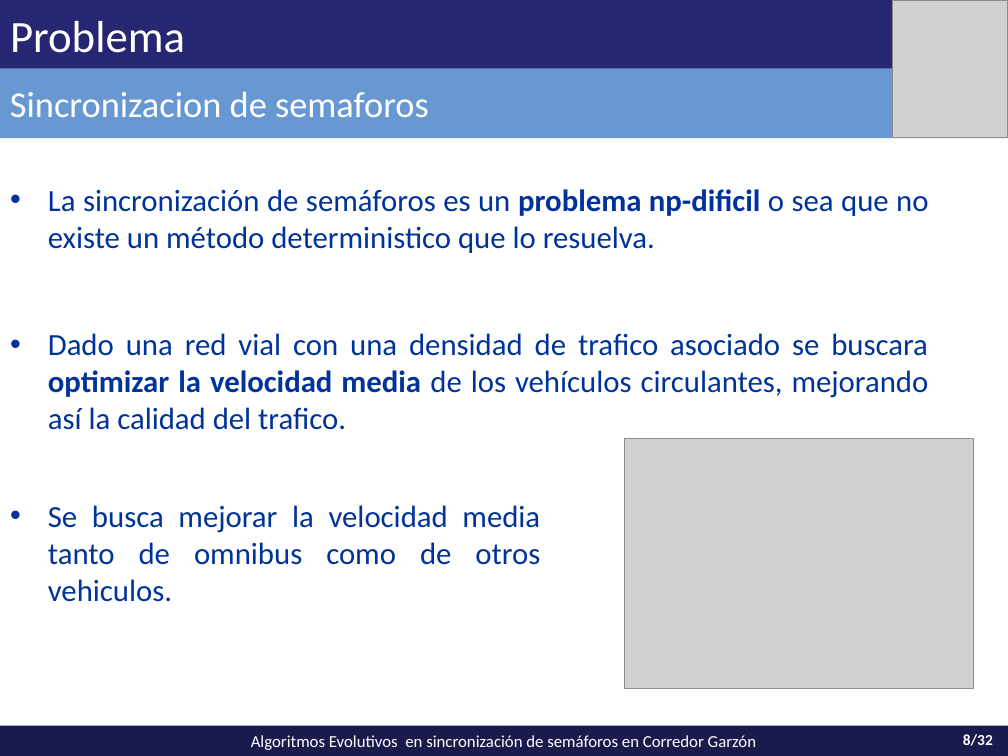
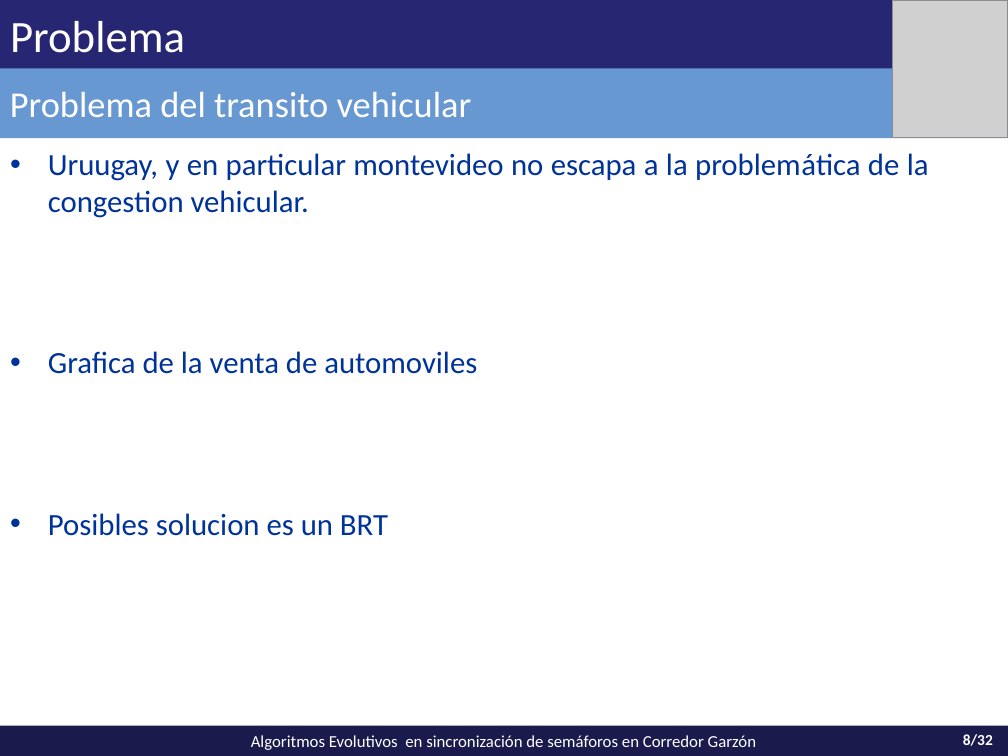
Before and after one commit to vitogit/proyecto-grado-garzon-2014, a slide deck: slide 8 of presentacion/Presentacion Garzon.pptx. Drawn at 1008x756 pixels with LibreOffice and Linux fonts; fonts in the diff are those of the drawing; grey boxes stand for pictures. Boxes give left, top, right and bottom in pixels: in the first picture for what was removed or moved away, otherwise in the second. Text is boxed around its words. In the diff, an @@ line names an element or a change of style, - is before the commit and + after.

```diff
--- a/presentacion/Presentacion Garzon.pptx
+++ b/presentacion/Presentacion Garzon.pptx
@@ text in rectangle at box(10, 92, 472, 117): text changed @@
-Sincronizacion de semaforos
+Problema del transito vehicular
@@ text at box(48, 153, 929, 536): text changed @@
-• La sincronización de semáforos es un problema np-dificil o sea que no existe un método deterministico que lo resuelva.
-• Dado una red vial con una densidad de trafico asociado se buscara optimizar la velocidad media de los vehículos circulantes, mejorando así la calidad del trafico.
+• Uruugay, y en particular montevideo no escapa a la problemática de la congestion vehicular.
+• Grafica de la venta de automoviles
+• Posibles solucion es un BRT
@@ picture removed at box(624, 438, 973, 688) @@
@@ text removed at box(48, 505, 540, 602) @@
-• Se busca mejorar la velocidad media tanto de omnibus como de otros vehiculos.
```
Also in this commit, not shown: 13 other slides changed, 8 slides added, 4 slides removed, 1 other file.
